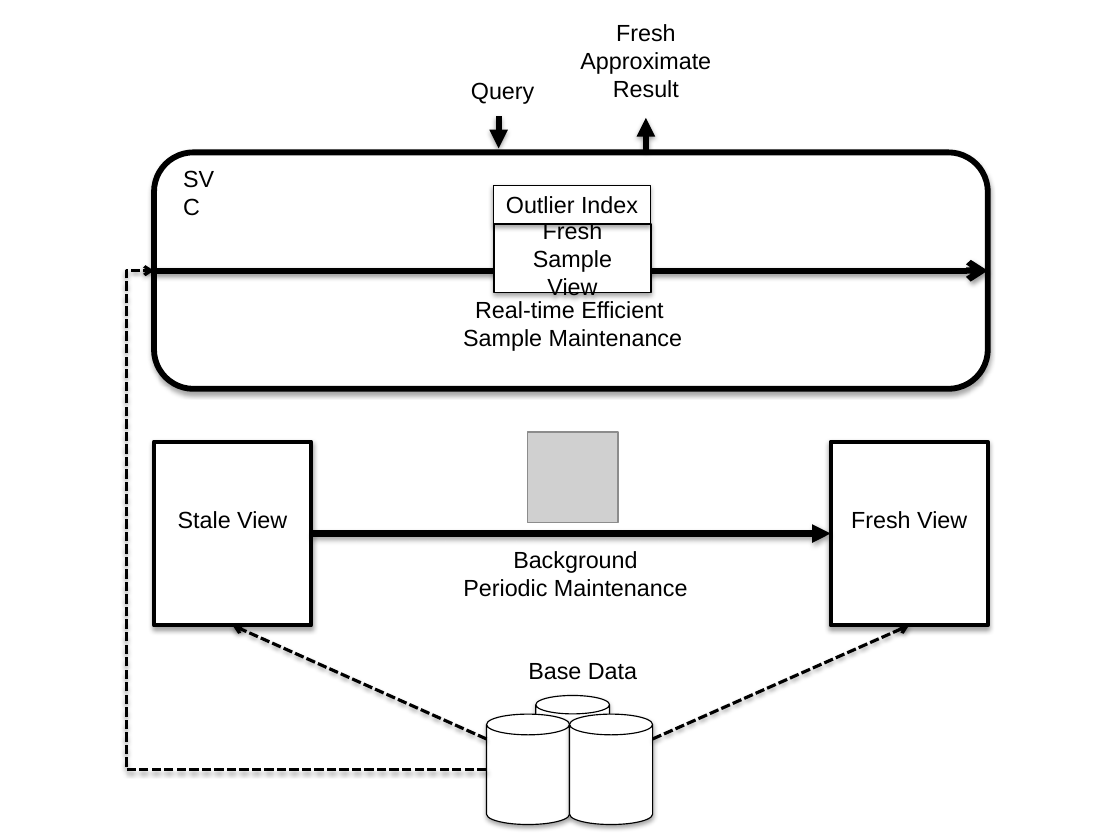
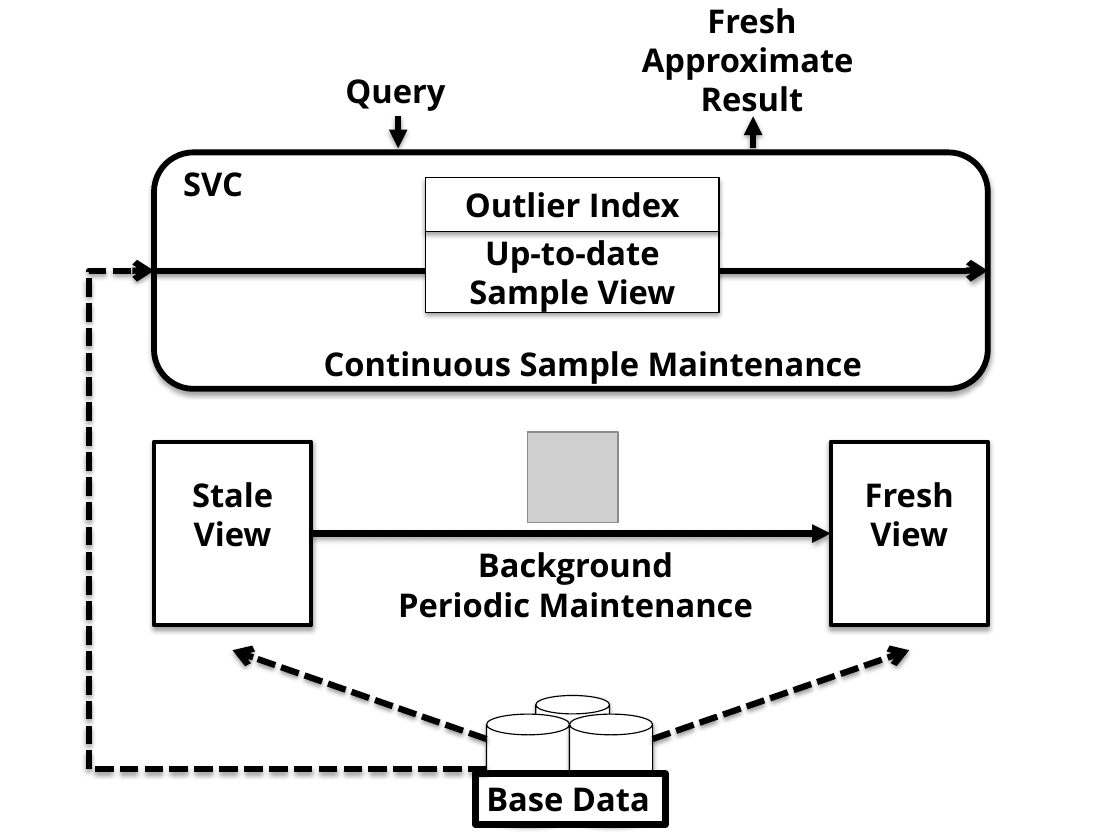
Before and after one commit to sjyk/sampleclean-matview, a slide deck: slide 1 of figs/sys-arch.pptx. Drawn at 1120x840 pixels with LibreOffice and Linux fonts; fonts in the diff are those of the drawing; grey boxes stand for pictures. Boxes give left, top, right and bottom in pixels: in the first picture for what was removed or moved away, otherwise in the second. Text is boxed around its words. In the diff, an @@ line names an element or a change of style, - is before the commit and + after.

```diff
--- a/figs/sys-arch.pptx
+++ b/figs/sys-arch.pptx
@@ size 15 to 21 pt, font Arial to Open Sans, bold on in 7 elements at [155, 441, 311, 625], [831, 441, 988, 625], [183, 172, 243, 197], [398, 552, 753, 618], [426, 178, 719, 232], [345, 79, 445, 111], [642, 8, 854, 120] @@
@@ text "Fresh": place and size @@
-text "Fresh" at [580, 24, 711, 98]
+text "Fresh" at [642, 8, 854, 120]
@@ text "Query": place and size @@
-text "Query" at [471, 82, 534, 104]
+text "Query" at [345, 79, 445, 111]
@@ arrow moved from (498, 116) - (498, 148) to (399, 116) - (399, 148) @@
@@ arrow moved from (646, 150) - (646, 118) to (753, 148) - (753, 116) @@
@@ rectangle "Outlier Index": place and size @@
-rectangle "Outlier Index" at [494, 185, 651, 224]
+rectangle "Outlier Index" at [426, 178, 719, 232]
@@ rectangle "Up-to-date": place and size @@
-rectangle "Up-to-date" at [494, 224, 651, 292]
+rectangle "Up-to-date" at [426, 232, 719, 312]
@@ text in rectangle at [485, 235, 660, 273]: text changed; size 15 to 21 pt; font Arial to Open Sans; bold on @@
-Fresh
+Up-to-date
@@ elbow arrow (486, 769) - (155, 271): stroke #000000 2 pt dashed to #000000 4 pt dashed; route changed @@
@@ text in rectangle at [469, 279, 676, 313]: size 15 to 21 pt, font Arial to Open Sans, bold on in "Sample View" @@
@@ text at [324, 351, 862, 384]: text changed; size 15 to 21 pt; font Arial to Open Sans; bold on @@
-Real-time Efficient
-Sample Maintenance
+Continuous Sample Maintenance
@@ text "Background": place and size @@
-text "Background" at [463, 551, 688, 597]
+text "Background" at [398, 552, 753, 618]
@@ arrow moved from (486, 739) - (233, 625) to (486, 739) - (233, 651) @@
@@ arrow (486, 739) - (233, 651): stroke #000000 2 pt dashed to #000000 4 pt dashed @@
@@ arrow moved from (653, 739) - (909, 625) to (653, 739) - (909, 651) @@
@@ arrow (653, 739) - (909, 651): stroke #000000 2 pt dashed to #000000 4 pt dashed @@
@@ rectangle "Base Data": place and size @@
-rectangle "Base Data" at [528, 663, 637, 680]
+rectangle "Base Data" at [475, 774, 665, 824]
@@ rectangle "Base Data" at [475, 774, 665, 824]: size 15 to 21 pt, font Arial to Open Sans, bold on; fill none to #FFFFFF; outline none to #000000 4.75 pt @@
```
Also in this commit, not shown: 24 other files.
